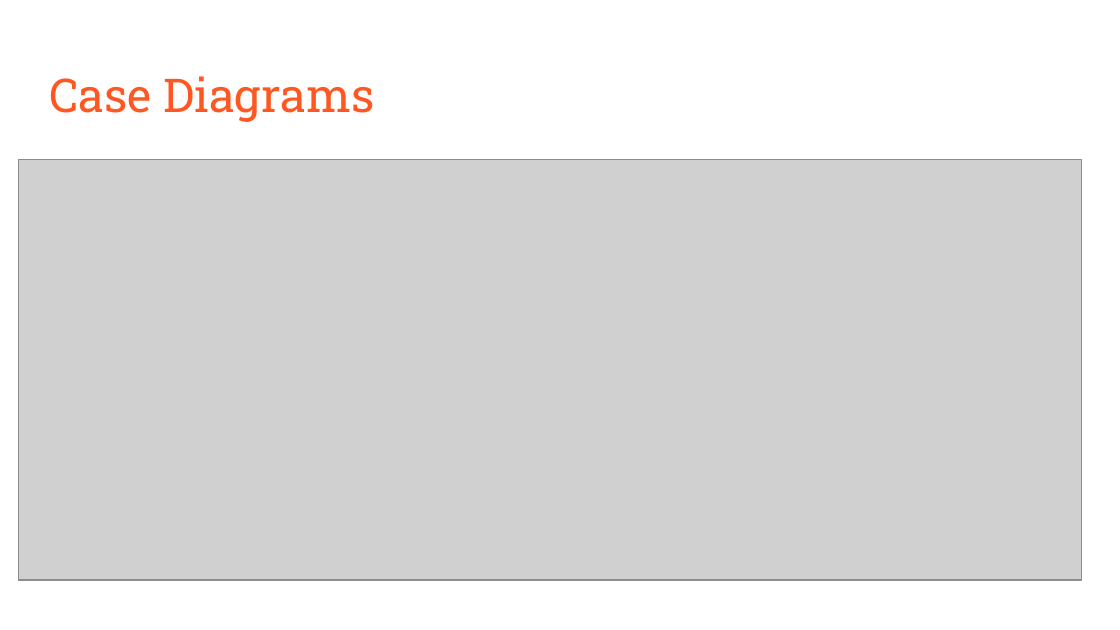
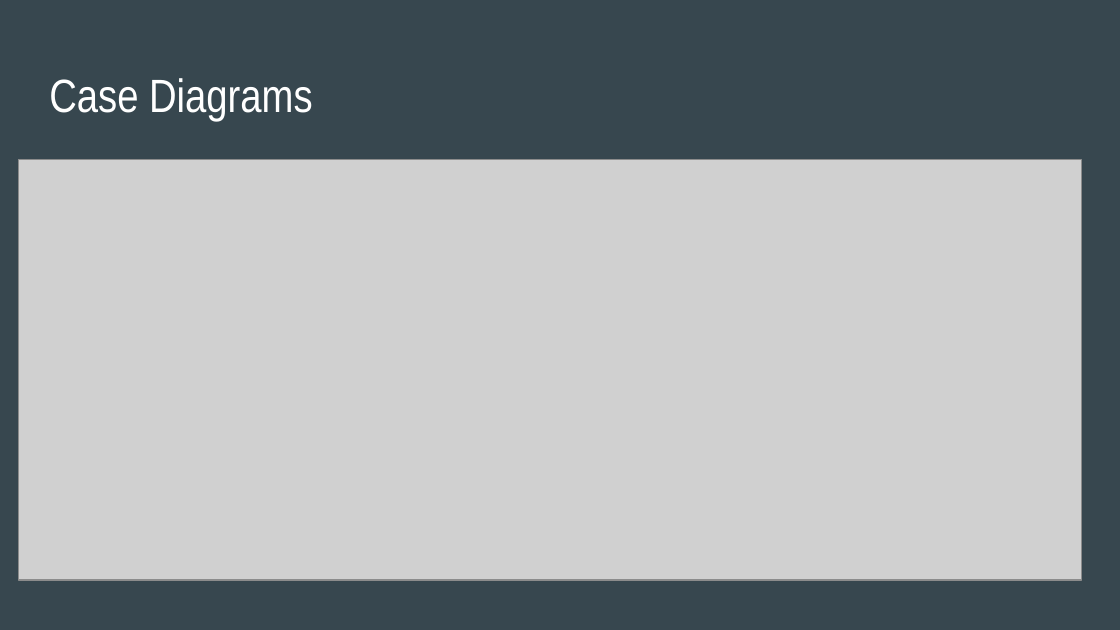
Before and after one commit to Wordybird/codeclanproject2, a slide deck: slide 4 of presentation/To-Do List Presentation.pptx. Drawn at 1120x630 pixels with LibreOffice and Linux fonts; fonts in the diff are those of the drawing; grey boxes stand for pictures. Boxes give left, top, right and bottom in pixels: in the first picture for what was removed or moved away, otherwise in the second. Text is boxed around its words. In the diff, an @@ line names an element or a change of style, - is before the commit and + after.

Commit message:
Changed theme of presentation's background, downloaded new version to match.

```diff
--- a/presentation/To-Do List Presentation.pptx
+++ b/presentation/To-Do List Presentation.pptx
@@ background #FFFFFF to #37474F @@
@@ title "Case Diagrams" at box(49, 78, 312, 121): font Roboto Slab to Arial Narrow, text colour #FF5722 to #FFFFFF @@
```
Also in this commit, not shown: 9 other slides changed.
